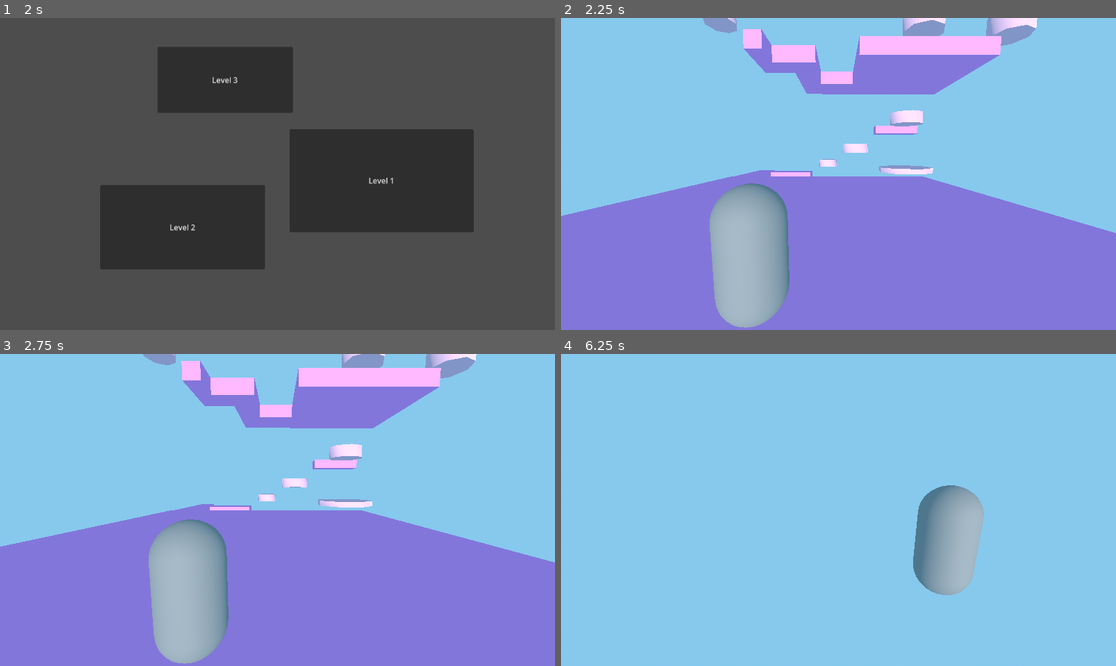
Above: before the commit, frames 1-4 (two rows, left to right).
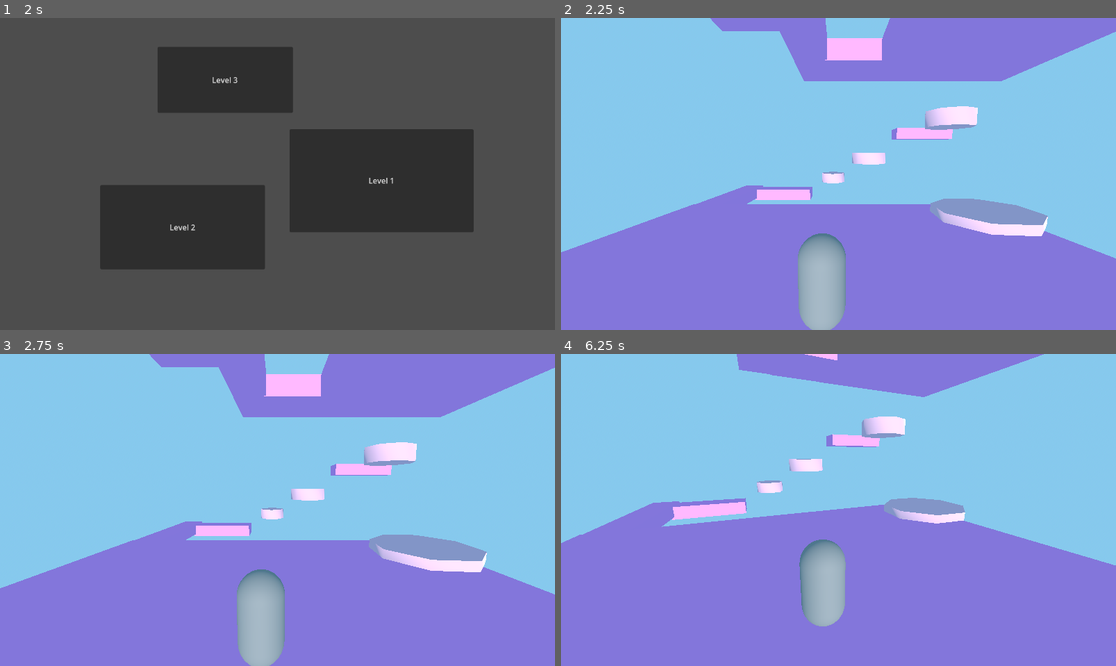
Above: after the commit, the same moments.

Repository: dbpkc15/CapstoneProject
Game: Godot game, scene res://main_menu.tscn
Same seed, same stepped clock (60 frames per second), same inputs: the game is played once before the commit and once after it.
Inputs (mouse positions are in pixels of both pictures, inside the frame that each line leads up to):
- Up to frame 1 (2 s): click "Start Game" at 0.5 s; click "Start Game" at 1.25 s
- Up to frame 2 (2.25 s): click "Level 1" at 2 s
- Up to frame 3 (2.75 s): no input
- Up to frame 4 (6.25 s): tap Enter (ui_accept) at 2.75, 3.02, 3.77, 5.27, 6.02 s; move the mouse to (960, 494) at 2.77 s; hold Right (ui_right) 2.78-3.53 s; move the mouse to (727, 525) at 3.52 s; hold Down (ui_down) 3.53-4.28 s; move the mouse to (894, 441) at 4.27 s; hold Right (ui_right) 4.28-5.03 s; move the mouse to (810, 572) at 5.02 s; hold Up (ui_up) 5.03-5.78 s; move the mouse to (1005, 556) at 5.77 s; hold Left (ui_left) from 5.78 s (still down)

Frame 1 is identical in both runs. In frame 2, 28% of the frame differs, in the area x 0-100%, y 0-100%; in frame 3, 29%; in frame 4, 53%.

Commit message:
fixed camera

Diff:
--- a/capstone-project/character_body_3d.gd
+++ b/capstone-project/character_body_3d.gd
@@ -15,10 +15,12 @@
 
 
 func _ready() -> void:
+	Input.mouse_mode = Input.MOUSE_MODE_CAPTURED
 	spawn_position = global_position
 
 
 func _input(event):
+
 	if event is InputEventMouseMotion:
 
 		pivot.rotate_y(-event.relative.x * MOUSE_SENSITIVITY)
@@ -28,8 +30,8 @@
 		camera_x_rotation = clamp(camera_x_rotation, -1.0, 0.5)
 		camera.rotation.x = camera_x_rotation
 
-	if event.is_action_pressed("ui_cancel"):
-		Input.set_mouse_mode(Input.MOUSE_MODE_VISIBLE)
+	if Input.is_action_just_pressed("ui_cancel"):
+		Input.mouse_mode = Input.MOUSE_MODE_VISIBLE
 
 
 func _physics_process(delta: float) -> void:
--- a/capstone-project/main.tscn
+++ b/capstone-project/main.tscn
@@ -302,20 +302,19 @@
 material = SubResource("StandardMaterial3D_kq58d")
 
 [node name="Player" type="CharacterBody3D" parent="." unique_id=1109487135]
+transform = Transform3D(1, 0, 0, 0, 1, 0, 0, 0, 1, 0, 0.96426725, 0)
 script = ExtResource("1_ig7tw")
 
 [node name="MeshInstance3D" type="MeshInstance3D" parent="Player" unique_id=1038188695]
-transform = Transform3D(1, 0, 0, 0, 1, 0, 0, 0, 1, 0, 1.2666252, 8.290501)
 mesh = SubResource("CapsuleMesh_lquwl")
 
 [node name="CollisionShape3D" type="CollisionShape3D" parent="Player" unique_id=675840054]
-transform = Transform3D(1, 0, 0, 0, 1, 0, 0, 0, 1, 0, 1.3498445, 8.503316)
 shape = SubResource("CapsuleShape3D_7mycd")
 
 [node name="CameraPivot" type="Node3D" parent="Player" unique_id=1867486244]
 
 [node name="Camera3D" type="Camera3D" parent="Player/CameraPivot" unique_id=955907653]
-transform = Transform3D(1, 0, 0, 0, 0.99405444, 0.10888422, 0, -0.10888422, 0.99405444, 1.233777, 2.7110486, 11.079375)
+transform = Transform3D(1, 0, 0, 0, 0.99405444, 0.10888422, 0, -0.10888422, 0.99405444, 0.34627628, 2.7110486, 4.0328846)
 
 [node name="Area3D" type="Area3D" parent="." unique_id=605828781]
 transform = Transform3D(8, 0, 0, 0, 8, 0, 0, 0, 8, 2.4972286, -44.160027, -15.297745)
